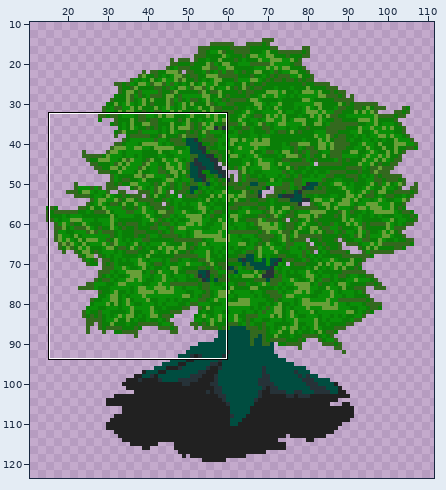
File history of a pixel-art file, MY_RPG/Assets/Sprites/TreeSprites/WoodlandTree.ase. Above: a wide view before the commit, with the close-up outlined.
Close-up. Before:
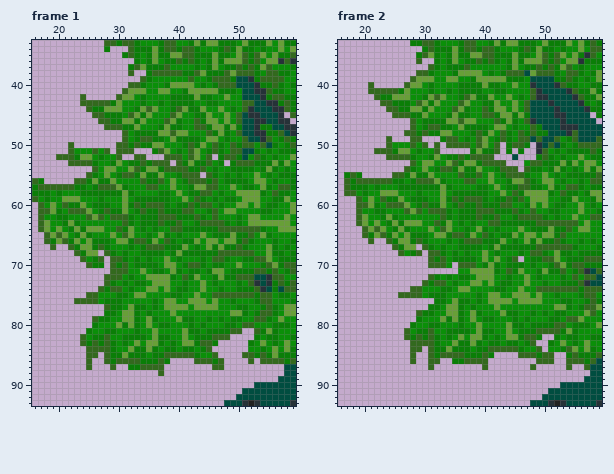
128x128 pixels, 2 frames. Shown: frame 1: x 16..59, y 33..93; frame 2: x 16..59, y 33..93. The wide view leaves out empty margins. The commit also changed other frames or places, which this record leaves out.
And afterwards:
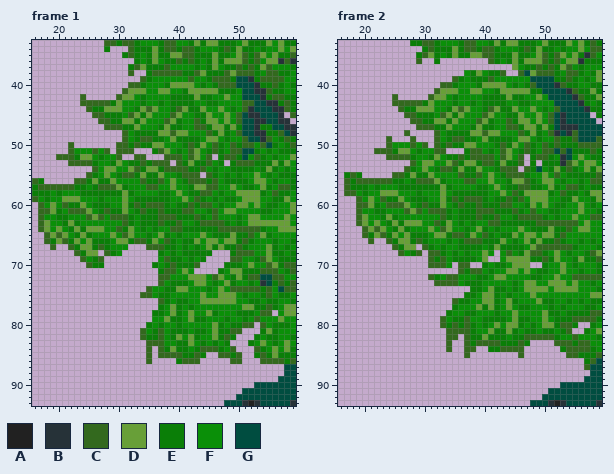
Palette (. is transparent): A #212121  B #263238  C #33691e  D #689f38  E #0a7e07  F #0a8f08  G #004d40
Diff:
Changed rows in their new state; - is an unchanged pixel.
Frame 1:
first column x 23:
67 ---------...-----FE---------------
68 --------......---F-----...E-------
69 ------........-CE--E--....CCFFE---
70 ------.......--ECE-E-....EEE-D-F--
71 ------........-CCFDF....E-DD--E-C-
72 -----.........CCF-FD-D-C-F-DE-C-G-
73 -----.........CFEE--D----DEF-EFBG-
74 ----........CF-EEDD--FE-D-CCCC-ECF
75 --.........CC-EEFF--FD-FDDDFEFFE--
76 ..............CEFEEFF-D-DDD--E-FEE
77 -----.........EF-EFEFFFF---FDDE---
78 -----........EE--E-D--DE--FE-EF--.
79 ---..........F-DEEFDEEF-FEFFE--FF-
80 ---.........E--F-E-F-F-DEF-E--.C--
81 --.........C-EC-EEEF-EFD------.---
82 -..........CEECFEDFD-FFDE-E-------
83 -...........CCC-FEE-FEF-FE--------
84 --..........C.C-DE-FEC-CEFC--.C---
85 --..-.......C.C---EECE..CCEC..----
86 --.--.......C...-ECC-....-CC-.----
87 --.---.--......--------..---------
88 --------------.-------------------
Frame 2:
first column x 21:
36 ------------........--------------
37 ----------..............----------
38 --------........FE---EC..---------
39 -------.......CE--EECFFFFF--------
40 .-----......CCEFFF--DDD-E-EC------
41 ...........CDDDFFDD---DDDDDEE-----
42 -...C.....CD--EFFFF-EEE-E--FDF----
43 --..CCCC-EDF--EFFE---EE-FEEFFFF---
44 ---..C-E-D---EDCD--EC-EE--FDFEFC--
45 ----..-C-EE-CDEDF---DFFE--FFDFCG--
46 --------C--DDE-FFFCDEFFC-DDFDFC---
47 -------.CC-E-D-FF-D-EFFCCEDD-DE---
48 -------....CFEEEEDDC-DFF---D-FCB--
49 --------.--CFE-C-EF-E-E--DDFEFF-E-
50 ------------E-EEDDFF-EC-DFCEFCEC-E
51 ------------C---ECCF-FCDF-CEF-CGCG
52 ---------------------FCDFC-EC---BG
53 ---------------------EDEEC.E.---BC
54 ----------------------------G----C
55 -------------------------------C--
first column x 26:
67 ---------------------FD-----------
68 ----------------.-C--D-----F--F-CD
69 ---------------..-DDDD---E--F-DEE-
70 ------------..-F-EFDDD..EFF-FEFFF-
71 ----------CECCFEF-DDFD--EFFD-FEFFE
72 --------CCFF-EEFDDF--FE---DF--C--C
73 ----..--CC-EEE-F-FFE--D-FDDDFDFFEF
74 --..........EE-D---EFDDDDFDDDDFFFE
75 ...........EEFD-E-EFFFDF--F---FFDD
76 ------...C---FD-EF-EFFF-EE-F--EFE-
77 -----....EF-FDEDE-D-EE---EFEF-FEEF
78 ---.....EFFEEF--EFFD--F-DE-FEEEE-C
79 ---....CFE-CF---EE-DE---DF-EE-CCCE
80 --.....CEC-CEFE-D--D---FDDE-C-..EF
81 -.......CCCCEFFDEE-EF--FEEF-C..E-D
82 -.......CC.CEEDE-EFE---CCC--FC--F-
83 --......C..CECCCCE--C-.--.CCC-CC--
84 --..-...C..CC..EE---C...-..--CCC--
85 --.--......C....-----.....--C-----
86 --.--..--......--------...--...---
87 -----.--------.-------.-----.-----
Pixel boxes of the changes (left, top, right, bottom) in both close-ups:
changed: (74, 244, 278, 376)
changed: (368, 58, 572, 178)
changed: (398, 244, 602, 370)
